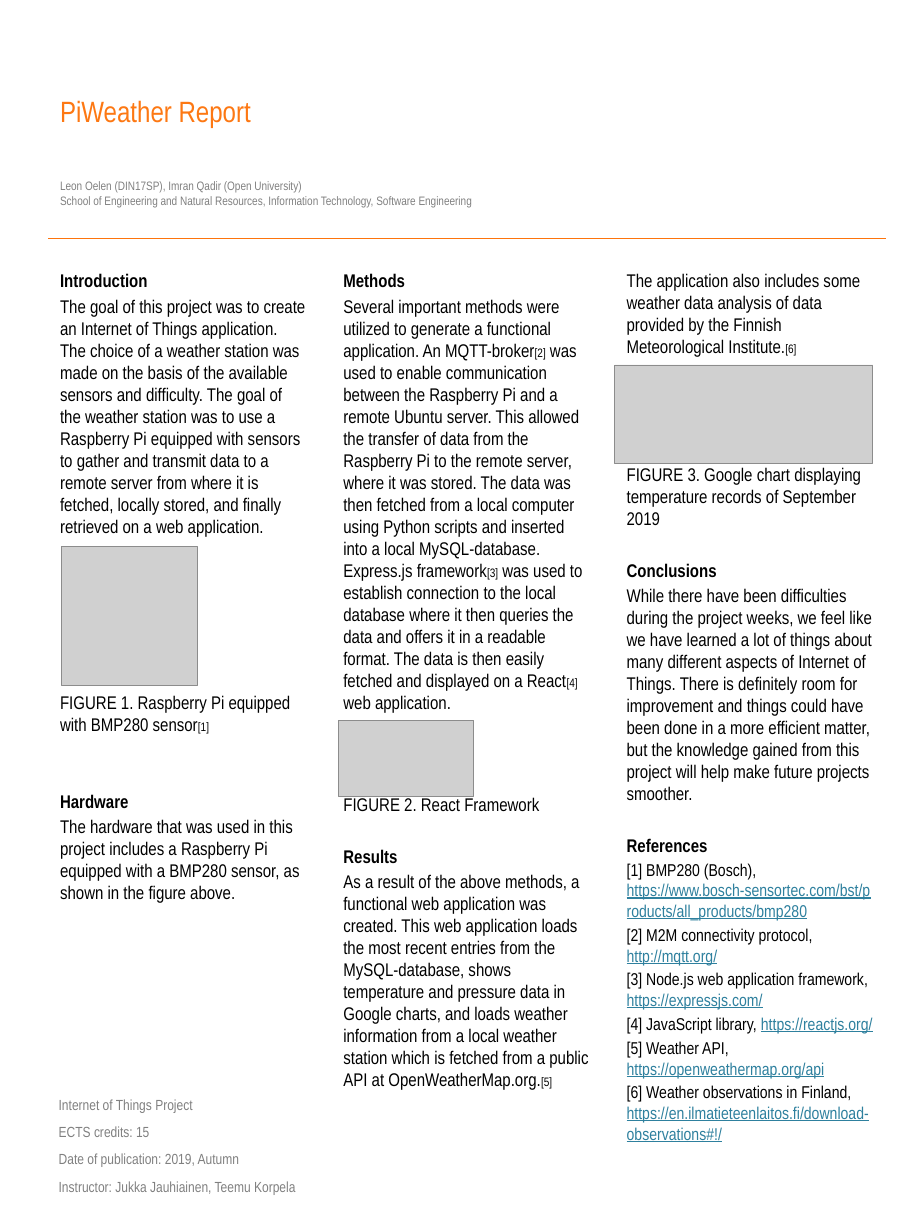
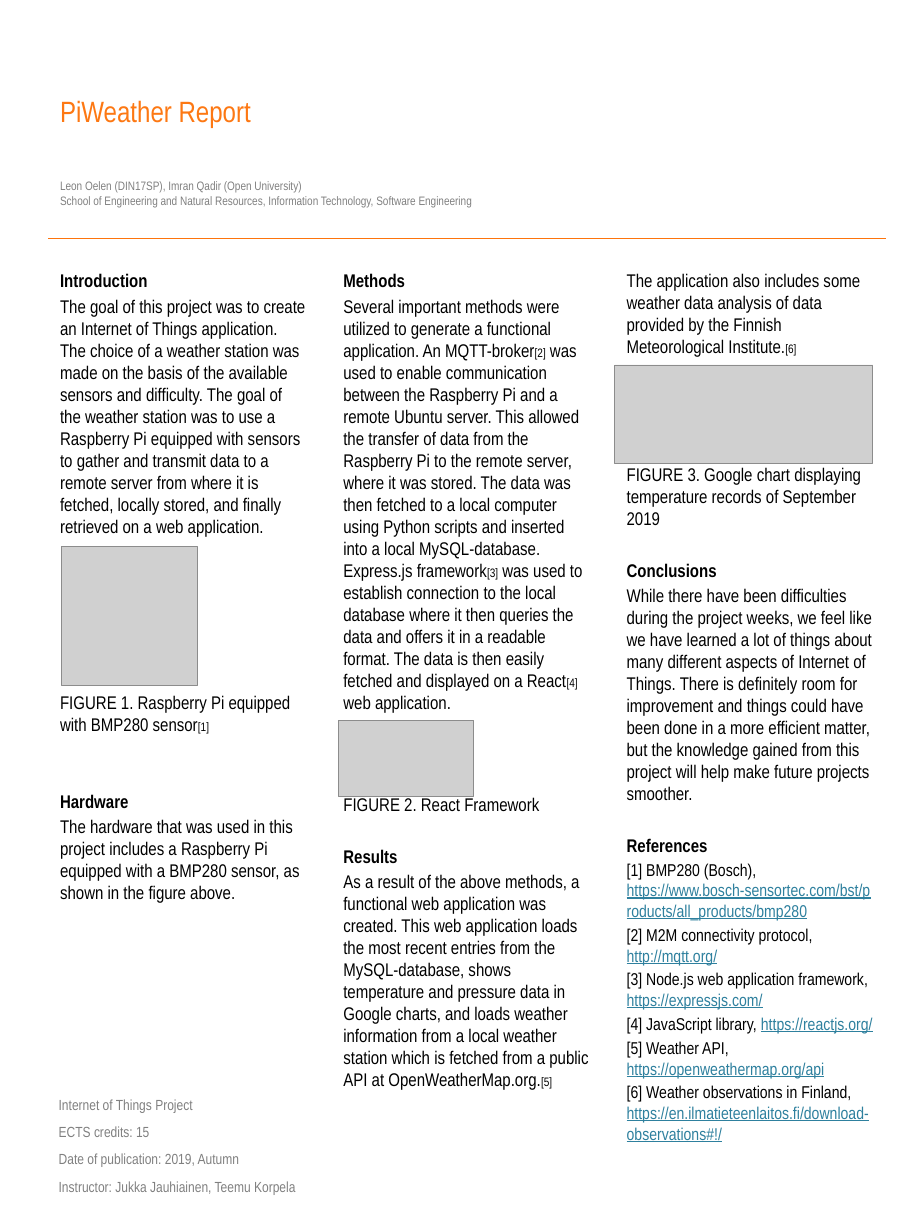
Before and after one commit to leono93/iot-fall-imranleon, a slide deck: slide 1 of project-documentation/poster_leonimran.pptx. Drawn at 924x1232 pixels with LibreOffice and Linux fonts; fonts in the diff are those of the drawing; grey boxes stand for pictures; background and template pictures are left out. Boxes give left, top, right and bottom in pixels: in the first picture for what was removed or moved away, otherwise in the second. Text is boxed around its words. In the diff, an @@ line names an element or a change of style, - is before the commit and + after.

Commit message:
Typo in poster

```diff
--- a/project-documentation/poster_leonimran.pptx
+++ b/project-documentation/poster_leonimran.pptx
@@ text at (343, 299, 583, 713): text changed @@
-Several important methods were utilized to generate a functional application. An MQTT-broker[2] was used to enable communication between the Raspberry Pi and a remote Ubuntu server. This allowed the transfer of data from the Raspberry Pi to the remote server, where it was stored. The data was then fetched from a local computer using Python scripts and inserted into a local MySQL-database. Express.js framework[3] was used to establish connection to the local database where it then queries the data and offers it in a readable format. The data is then easily fetched and displayed on a React[4] web application.
+Several important methods were utilized to generate a functional application. An MQTT-broker[2] was used to enable communication between the Raspberry Pi and a remote Ubuntu server. This allowed the transfer of data from the Raspberry Pi to the remote server, where it was stored. The data was then fetched to a local computer using Python scripts and inserted into a local MySQL-database. Express.js framework[3] was used to establish connection to the local database where it then queries the data and offers it in a readable format. The data is then easily fetched and displayed on a React[4] web application.
```
